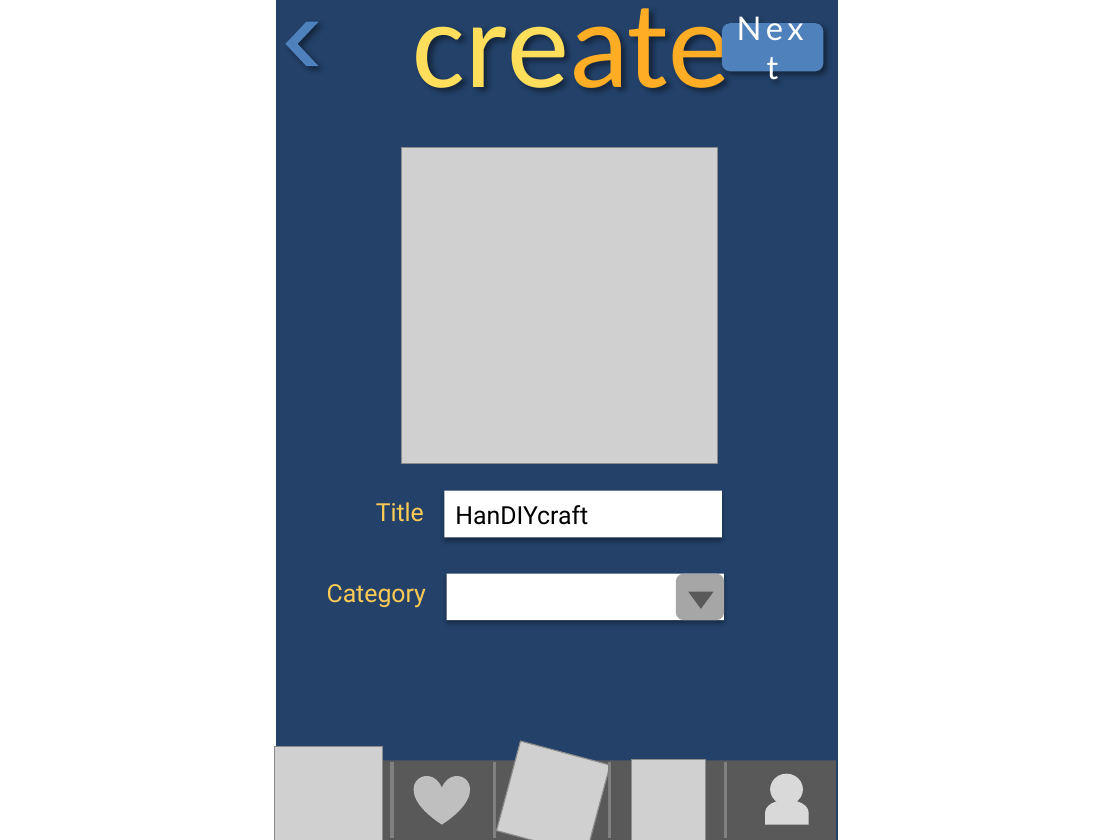
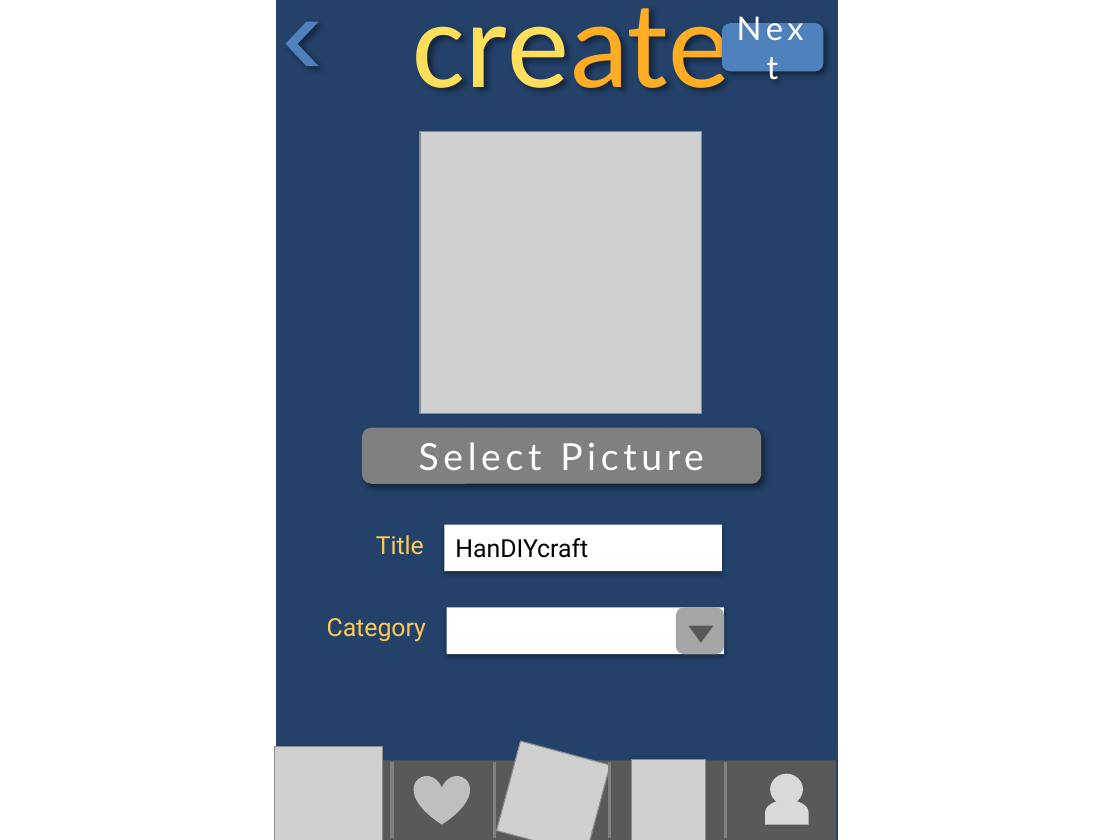
Before and after one commit to asciidaitoon/HanDIYcraft, a slide deck: slide 52 of GUI/HanDIYcraft-Mobile Detailed GUI Design-V.1.0.pptx (slide 51 before the commit). Drawn at 1120x840 pixels with LibreOffice and Linux fonts; fonts in the diff are those of the drawing; grey boxes stand for pictures. Boxes give left, top, right and bottom in pixels: in the first picture for what was removed or moved away, otherwise in the second. Text is boxed around its words. In the diff, an @@ line names an element or a change of style, - is before the commit and + after.

```diff
--- a/GUI/HanDIYcraft-Mobile Detailed GUI Design-V.1.0.pptx
+++ b/GUI/HanDIYcraft-Mobile Detailed GUI Design-V.1.0.pptx
@@ picture: place and size @@
-picture at bbox=[402, 148, 718, 464]
+picture at bbox=[420, 131, 702, 413]
@@ rounded rectangle added at bbox=[362, 428, 760, 484], fill #808080, 24 pt, text #FFFFFF @@
+Select Picture
@@ 2 rectangles, 2 texts, 1 rounded rectangle, 1 triangle: place and size @@
-2 rectangles, 2 texts, 1 rounded rectangle, 1 triangle at bbox=[327, 491, 725, 620]
+2 rectangles, 2 texts, 1 rounded rectangle, 1 triangle at bbox=[327, 524, 725, 654]
```
Also in this commit, not shown: 19 other slides changed, 4 slides added, 2 slides removed, 35 other files.
